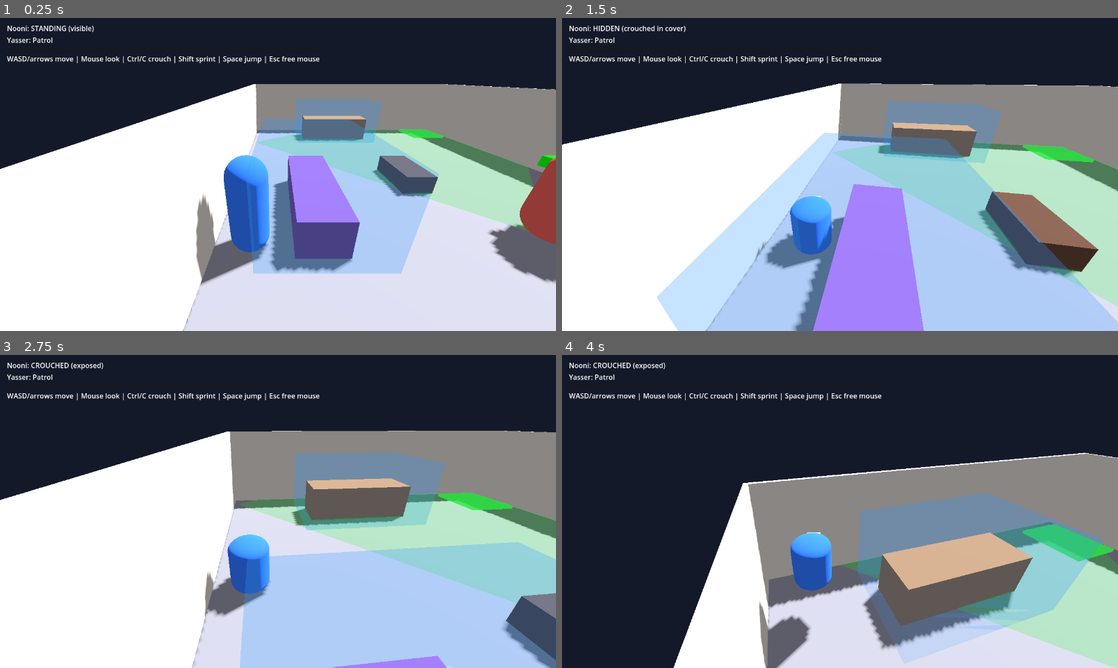
Above: before the commit, frames 1-4 (two rows, left to right).
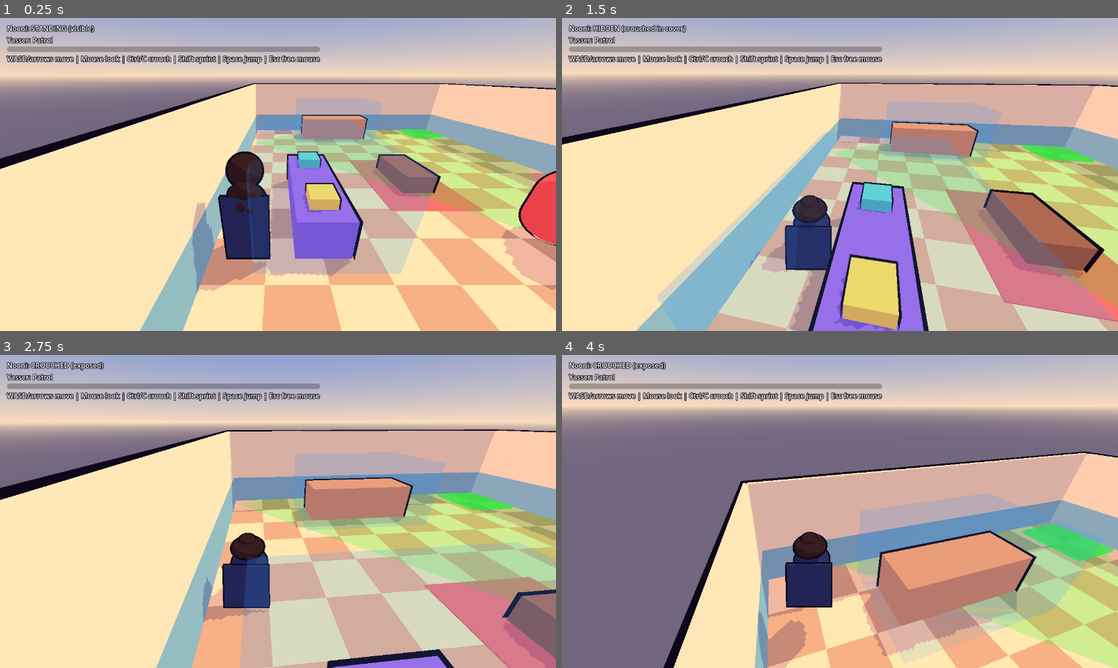
Above: after the commit, the same moments.

Repository: ffawazz/NooniGame
Game: Godot game, scene res://scenes/main.tscn
Two runs of this game, one before a commit and one after it. Both use one fixed random seed, a clock stepped at 60 frames per second and the inputs below.
Inputs (mouse positions are in pixels of both pictures, inside the frame that each line leads up to):
- Up to frame 1 (0.25 s): no input
- Up to frame 2 (1.5 s): tap Enter at 0.5 s; move the mouse to (867, 174) at 0.52 s; hold W (move_forward) from 0.53 s (still down); tap Ctrl (crouch) at 0.6 s; click (867, 174) at 0.67 s; tap Space (jump) at 0.77 s; move the mouse to (812, 174) at 1.27 s; tap Q (ability) at 1.35 s
- Up to frame 3 (2.75 s): keep holding W (move_forward); tap Space (jump) at 1.52 s; tap Ctrl (crouch) at 1.55, 2.1 s; move the mouse to (289, 505) at 2.02 s
- Up to frame 4 (4 s): keep holding W (move_forward); move the mouse to (834, 517) at 2.77 s; click (834, 517) at 2.85 s; tap Space (jump) at 3.02, 3.77 s; tap Ctrl (crouch) at 3.05, 3.8 s; move the mouse to (878, 514) at 3.52 s; tap E (interact) at 3.6 s

The runs differ from the first frame. In frame 1, 97% of the frame differs, in the area x 0-100%, y 0-100%; in frame 2, 94%; in frame 3, 97%; in frame 4, 95%.

Commit message:
Godot: cel-shaded look (toon shader, outlines), lit room with decor, detailed Nooni and Yasser
Co-Authored-By: Claude Sonnet 5.5 <noreply@anthropic.com>
Claude-Session: https://claude.ai/code/session_017HFFaWguzWiXpyYVQLRizh

Diff:
--- a/godot/scripts/ai/brother_ai.gd
+++ b/godot/scripts/ai/brother_ai.gd
@@ -9,6 +9,7 @@
 ## seen spot and looks around) -> back to PATROL. CAUGHT is terminal.
 
 const VisionMath := preload("res://scripts/ai/vision_math.gd")
+const Toon := preload("res://scripts/core/toon.gd")
 
 signal caught(brother)
 
@@ -76,27 +77,22 @@
 	collision.position.y = 0.95
 	add_child(collision)
 
-	var body := MeshInstance3D.new()
-	var mesh := CapsuleMesh.new()
-	mesh.radius = 0.5
-	mesh.height = 1.9
-	body.mesh = mesh
-	body.position.y = 0.95
-	var body_mat := StandardMaterial3D.new()
-	body_mat.albedo_color = Color(0.85, 0.35, 0.3)
-	body.material_override = body_mat
-	add_child(body)
-
-	# Lamp on the forward (-Z) side: also the alert indicator.
-	var lamp_mesh := MeshInstance3D.new()
+	# Cel-shaded Yasser: red hoodie, dark hair, and a visor that doubles as the alert lamp.
+	Toon.capsule(self, 0.48, 1.45, Vector3(0, 0.725, 0), Color(0.82, 0.28, 0.27))
+	Toon.sphere(self, 0.29, Vector3(0, 1.6, 0), Color(0.87, 0.66, 0.52))
+	var hair := Toon.sphere(self, 0.31, Vector3(0, 1.68, 0.05), Color(0.12, 0.08, 0.07))
+	hair.scale = Vector3(1.0, 0.8, 1.0)
+
+	var visor := MeshInstance3D.new()
 	var box := BoxMesh.new()
-	box.size = Vector3(0.3, 0.2, 0.3)
-	lamp_mesh.mesh = box
-	lamp_mesh.position = Vector3(0.0, eye_height - 0.2, -0.5)
+	box.size = Vector3(0.5, 0.1, 0.1)
+	visor.mesh = box
+	visor.position = Vector3(0.0, eye_height - 0.02, -0.27)
 	_lamp = StandardMaterial3D.new()
 	_lamp.albedo_color = Color.GREEN
-	lamp_mesh.material_override = _lamp
-	add_child(lamp_mesh)
+	_lamp.shading_mode = BaseMaterial3D.SHADING_MODE_UNSHADED
+	visor.material_override = _lamp
+	add_child(visor)
 
 	_agent = NavigationAgent3D.new()
 	_agent.path_desired_distance = 0.7  # navmesh floats ~0.4 m above the floor, so be generous
--- a/godot/scripts/characters/nooni.gd
+++ b/godot/scripts/characters/nooni.gd
@@ -9,6 +9,7 @@
 
 const InputActions := preload("res://scripts/core/input_actions.gd")
 const CoverVolume := preload("res://scripts/stealth/cover_volume.gd")
+const Toon := preload("res://scripts/core/toon.gd")
 
 @export_group("Movement")
 @export var walk_speed := 3.5
@@ -43,7 +44,12 @@
 var _pitch := -0.45
 var _shape: CapsuleShape3D
 var _collision: CollisionShape3D
-var _body: MeshInstance3D
+var _visual: Node3D  # everything drawn; squashed when crouching
+var _cape_pivot: Node3D
+var _hair_long: Node3D
+var _bun: Node3D
+var _cape_tilt := 0.0
+var _time := 0.0
 var _pivot: Node3D
 var _headroom_shape: CapsuleShape3D
 
@@ -73,24 +79,51 @@
 	_headroom_shape.radius = body_radius * 0.9
 	_headroom_shape.height = stand_height
 
-	_body = MeshInstance3D.new()
-	var mesh := CapsuleMesh.new()
-	mesh.radius = body_radius
-	mesh.height = stand_height
-	_body.mesh = mesh
-	_body.material_override = _color_material(Color(0.2, 0.45, 0.9))
-	add_child(_body)
-
-	# A small cube on the -Z (forward) side so you can see which way she faces.
-	var face := MeshInstance3D.new()
-	var face_mesh := BoxMesh.new()
-	face_mesh.size = Vector3(0.25, 0.15, 0.2)
-	face.mesh = face_mesh
-	face.material_override = _color_material(Color.WHITE)
-	face.position = Vector3(0.0, 0.5, -body_radius)
-	_body.add_child(face)
-
+	_visual = Node3D.new()
+	add_child(_visual)
+	_build_look()
 	_apply_height()
+
+
+## Cel-shaded Nooni from primitives. Forward is -Z, so the face and glasses sit on -Z and the hair and cape on +Z.
+func _build_look() -> void:
+	var abaya := Color(0.16, 0.17, 0.32)
+	var skin := Color(0.93, 0.74, 0.6)
+	var hair := Color(0.2, 0.1, 0.07)
+
+	Toon.capsule(_visual, 0.3, 1.3, Vector3(0, 0.65, 0), abaya)
+	# The abaya hangs open: a cream dress shows down the front.
+	Toon.box(_visual, Vector3(0.22, 1.0, 0.03), Vector3(0, 0.62, -0.285), Color(0.96, 0.92, 0.82), 0.015)
+
+	Toon.sphere(_visual, 0.24, Vector3(0, 1.55, 0), skin)
+	Toon.sphere(_visual, 0.26, Vector3(0, 1.6, 0.07), hair)  # hair on top and behind the head
+
+	# Glasses (two rings and a bridge) on the face.
+	var frame := Color(0.1, 0.08, 0.12)
+	for side in [-1.0, 1.0]:
+		var ring := Toon.torus(_visual, 0.045, 0.07, Vector3(0.095 * side, 1.56, -0.225), frame, 0.0)
+		ring.rotation_degrees = Vector3(90, 0, 0)
+	Toon.box(_visual, Vector3(0.05, 0.02, 0.02), Vector3(0, 1.57, -0.235), frame, 0.0)
+
+	# Long curly hair down her back, tied up into a bun when she crouches.
+	_hair_long = Node3D.new()
+	_visual.add_child(_hair_long)
+	var strands := [
+		[Vector3(0.0, 1.38, 0.24), 0.17], [Vector3(-0.14, 1.28, 0.22), 0.12], [Vector3(0.14, 1.28, 0.22), 0.12],
+		[Vector3(-0.06, 1.12, 0.25), 0.13], [Vector3(0.08, 1.05, 0.25), 0.12],
+	]
+	for strand in strands:
+		Toon.sphere(_hair_long, strand[1], strand[0], hair, 0.02)
+	_bun = Node3D.new()
+	_visual.add_child(_bun)
+	Toon.sphere(_bun, 0.13, Vector3(0, 1.88, 0.08), hair, 0.02)
+	_bun.visible = false
+
+	# Cape-like open abaya trailing behind; its tilt follows her speed.
+	_cape_pivot = Node3D.new()
+	_cape_pivot.position = Vector3(0, 1.28, 0.3)
+	_visual.add_child(_cape_pivot)
+	Toon.box(_cape_pivot, Vector3(0.7, 1.15, 0.04), Vector3(0, -0.575, 0.03), abaya, 0.02)
 
 
 func _build_camera() -> void:
@@ -165,6 +198,19 @@
 	var target_height := crouch_height if crouching else stand_height
 	current_height = move_toward(current_height, target_height, crouch_transition_speed * delta)
 	_apply_height()
+	_animate(delta)
+
+
+## Cape streams out behind her as she speeds up; long hair becomes a bun while crouched.
+func _animate(delta: float) -> void:
+	_time += delta
+	var speed := Vector2(velocity.x, velocity.z).length()
+	var flutter := sin(_time * 9.0) * 0.06 * clampf(speed / 3.0, 0.0, 1.0)
+	var target := clampf(speed * 0.1, 0.0, 0.6) + flutter + 0.04
+	_cape_tilt = lerpf(_cape_tilt, target, minf(1.0, 8.0 * delta))
+	_cape_pivot.rotation.x = -_cape_tilt
+	_hair_long.visible = not crouching
+	_bun.visible = crouching
 
 
 func _process(_delta: float) -> void:
@@ -194,12 +240,11 @@
 	return get_world_3d().direct_space_state.intersect_shape(params, 1).is_empty()
 
 
-## Resize the capsule with the feet pinned at y = 0 and squash the visual to match.
+## Resize the capsule with the feet pinned at y = 0 and squash the drawn figure to match.
 func _apply_height() -> void:
 	_shape.height = current_height
 	_collision.position.y = current_height * 0.5
-	_body.scale.y = current_height / stand_height
-	_body.position.y = current_height * 0.5
+	_visual.scale.y = current_height / stand_height
 
 
 func set_crouching_instant(on: bool) -> void:
@@ -228,9 +273,3 @@
 	if not crouching:
 		return "STANDING (visible)"
 	return "HIDDEN (crouched in cover)" if is_in_cover() else "CROUCHED (exposed)"
-
-
-static func _color_material(color: Color) -> StandardMaterial3D:
-	var mat := StandardMaterial3D.new()
-	mat.albedo_color = color
-	return mat
--- /dev/null
+++ b/godot/scripts/core/toon.gd
@@ -0,0 +1,67 @@
+extends RefCounted
+## Builds cel-shaded, outlined meshes in code. Everything in the greybox goes through here so the whole
+## game shares one look. Pass box_hull = true for BoxMesh parts (see outline.gdshader).
+
+const TOON_SHADER := preload("res://shaders/toon.gdshader")
+const OUTLINE_SHADER := preload("res://shaders/outline.gdshader")
+const OUTLINE_COLOR := Color(0.07, 0.05, 0.11)
+
+
+static func material(color: Color, outline_width := 0.03, box_hull := false, options := {}) -> ShaderMaterial:
+	var mat := ShaderMaterial.new()
+	mat.shader = TOON_SHADER
+	mat.set_shader_parameter("albedo", color)
+	for key in options:
+		mat.set_shader_parameter(key, options[key])
+	if outline_width > 0.0:
+		var outline := ShaderMaterial.new()
+		outline.shader = OUTLINE_SHADER
+		outline.set_shader_parameter("width", outline_width)
+		outline.set_shader_parameter("box_hull", box_hull)
+		outline.set_shader_parameter("outline_color", OUTLINE_COLOR)
+		mat.next_pass = outline
+	return mat
+
+
+static func box(parent: Node, size: Vector3, pos: Vector3, color: Color, outline_width := 0.03, options := {}) -> MeshInstance3D:
+	var mesh := BoxMesh.new()
+	mesh.size = size
+	return _add(parent, mesh, pos, material(color, outline_width, true, options))
+
+
+static func sphere(parent: Node, radius: float, pos: Vector3, color: Color, outline_width := 0.03) -> MeshInstance3D:
+	var mesh := SphereMesh.new()
+	mesh.radius = radius
+	mesh.height = radius * 2.0
+	return _add(parent, mesh, pos, material(color, outline_width))
+
+
+static func capsule(parent: Node, radius: float, height: float, pos: Vector3, color: Color, outline_width := 0.03) -> MeshInstance3D:
+	var mesh := CapsuleMesh.new()
+	mesh.radius = radius
+	mesh.height = height
+	return _add(parent, mesh, pos, material(color, outline_width))
+
+
+static func cylinder(parent: Node, radius: float, height: float, pos: Vector3, color: Color, outline_width := 0.03, top_radius := -1.0) -> MeshInstance3D:
+	var mesh := CylinderMesh.new()
+	mesh.bottom_radius = radius
+	mesh.top_radius = radius if top_radius < 0.0 else top_radius
+	mesh.height = height
+	return _add(parent, mesh, pos, material(color, outline_width))
+
+
+static func torus(parent: Node, inner: float, outer: float, pos: Vector3, color: Color, outline_width := 0.0) -> MeshInstance3D:
+	var mesh := TorusMesh.new()
+	mesh.inner_radius = inner
+	mesh.outer_radius = outer
+	return _add(parent, mesh, pos, material(color, outline_width))
+
+
+static func _add(parent: Node, mesh: Mesh, pos: Vector3, mat: Material) -> MeshInstance3D:
+	var instance := MeshInstance3D.new()
+	instance.mesh = mesh
+	instance.material_override = mat
+	instance.position = pos
+	parent.add_child(instance)
+	return instance
--- a/godot/scripts/prototype/greybox_room.gd
+++ b/godot/scripts/prototype/greybox_room.gd
@@ -7,6 +7,7 @@
 const NooniScript := preload("res://scripts/characters/nooni.gd")
 const BrotherScript := preload("res://scripts/ai/brother_ai.gd")
 const CoverScript := preload("res://scripts/stealth/cover_volume.gd")
+const Toon := preload("res://scripts/core/toon.gd")
 
 ## Headless tests: no mouse capture, no auto-restart.
 var test_mode := false
@@ -28,6 +29,7 @@
 	_build_environment()
 	_build_level()
 	_build_cover()
+	_build_decor()
 	_build_characters()
 	_build_exit()
 	_build_hud()
@@ -51,18 +53,28 @@
 # ---- Building ------------------------------------------------------------------------
 
 func _build_environment() -> void:
+	var sky_material := ProceduralSkyMaterial.new()
+	sky_material.sky_top_color = Color(0.36, 0.52, 0.86)
+	sky_material.sky_horizon_color = Color(0.98, 0.86, 0.74)
+	sky_material.ground_horizon_color = Color(0.98, 0.86, 0.74)
+	sky_material.ground_bottom_color = Color(0.45, 0.4, 0.5)
+	var sky := Sky.new()
+	sky.sky_material = sky_material
+
 	var env := Environment.new()
-	env.background_mode = Environment.BG_COLOR
-	env.background_color = Color(0.08, 0.1, 0.16)
+	env.background_mode = Environment.BG_SKY
+	env.sky = sky
 	env.ambient_light_source = Environment.AMBIENT_SOURCE_COLOR
-	env.ambient_light_color = Color(0.75, 0.75, 0.8)
-	env.ambient_light_energy = 0.8
+	env.ambient_light_color = Color(0.68, 0.7, 0.9)
+	env.ambient_light_energy = 0.26
 	var world_env := WorldEnvironment.new()
 	world_env.environment = env
 	add_child(world_env)
 
 	var sun := DirectionalLight3D.new()
-	sun.rotation_degrees = Vector3(-55.0, 30.0, 0.0)
+	sun.rotation_degrees = Vector3(-52.0, 35.0, 0.0)
+	sun.light_color = Color(1.0, 0.93, 0.82)
+	sun.light_energy = 0.62
 	sun.shadow_enabled = true
 	add_child(sun)
 
@@ -72,14 +84,16 @@
 	region.name = "Level"
 	add_child(region)
 
-	_box(region, "Floor", Vector3(0, -0.05, 0), Vector3(12, 0.1, 10), Color(0.55, 0.55, 0.58))
-	_box(region, "Wall_N", Vector3(0, 1.25, 5.05), Vector3(12.2, 2.5, 0.1), Color(0.8, 0.78, 0.72))
-	_box(region, "Wall_S", Vector3(0, 1.25, -5.05), Vector3(12.2, 2.5, 0.1), Color(0.8, 0.78, 0.72))
-	_box(region, "Wall_E", Vector3(6.05, 1.25, 0), Vector3(0.1, 2.5, 10), Color(0.8, 0.78, 0.72))
-	_box(region, "Wall_W", Vector3(-6.05, 1.25, 0), Vector3(0.1, 2.5, 10), Color(0.8, 0.78, 0.72))
-	_box(region, "Sofa", Vector3(-2, 0.4, -3), Vector3(3, 0.8, 1), Color(0.45, 0.3, 0.6))
-	_box(region, "Counter", Vector3(4.5, 0.5, -1), Vector3(1, 1, 3), Color(0.6, 0.45, 0.3))
-	_box(region, "CoffeeTable", Vector3(-0.5, 0.25, 0), Vector3(1.6, 0.5, 0.8), Color(0.35, 0.25, 0.2))
+	var floor_tiles := {"checker_size": 1.0, "pattern_color": Color(0.7, 0.55, 0.42)}
+	var wall_panel := {"wainscot_height": 0.9, "pattern_color": Color(0.5, 0.66, 0.66)}
+	_box(region, "Floor", Vector3(0, -0.05, 0), Vector3(12, 0.1, 10), Color(0.84, 0.72, 0.56), floor_tiles)
+	_box(region, "Wall_N", Vector3(0, 1.25, 5.05), Vector3(12.2, 2.5, 0.1), Color(0.93, 0.8, 0.62), wall_panel)
+	_box(region, "Wall_S", Vector3(0, 1.25, -5.05), Vector3(12.2, 2.5, 0.1), Color(0.93, 0.8, 0.62), wall_panel)
+	_box(region, "Wall_E", Vector3(6.05, 1.25, 0), Vector3(0.1, 2.5, 10), Color(0.93, 0.8, 0.62), wall_panel)
+	_box(region, "Wall_W", Vector3(-6.05, 1.25, 0), Vector3(0.1, 2.5, 10), Color(0.93, 0.8, 0.62), wall_panel)
+	_box(region, "Sofa", Vector3(-2, 0.4, -3), Vector3(3, 0.8, 1), Color(0.55, 0.38, 0.78))
+	_box(region, "Counter", Vector3(4.5, 0.5, -1), Vector3(1, 1, 3), Color(0.85, 0.55, 0.35))
+	_box(region, "CoffeeTable", Vector3(-0.5, 0.25, 0), Vector3(1.6, 0.5, 0.8), Color(0.5, 0.33, 0.24))
 
 	var nav_mesh := NavigationMesh.new()
 	nav_mesh.agent_radius = 0.5
@@ -89,6 +103,31 @@
 	nav_mesh.geometry_collision_mask = 1
 	region.navigation_mesh = nav_mesh
 	region.bake_navigation_mesh(false)
+
+
+## Visual-only dressing (no collision, so it never changes sight lines or paths).
+func _build_decor() -> void:
+	var decor := Node3D.new()
+	decor.name = "Decor"
+	add_child(decor)
+
+	Toon.box(decor, Vector3(3.2, 0.02, 2.2), Vector3(-0.5, 0.011, 0), Color(0.78, 0.36, 0.34), 0.0)  # rug
+	Toon.box(decor, Vector3(0.55, 0.22, 0.5), Vector3(-2.9, 0.91, -3.0), Color(0.98, 0.78, 0.3), 0.02)  # cushions
+	Toon.box(decor, Vector3(0.55, 0.22, 0.5), Vector3(-1.1, 0.91, -3.0), Color(0.35, 0.75, 0.7), 0.02)
+
+	# Framed picture on the north wall.
+	Toon.box(decor, Vector3(2.0, 1.0, 0.05), Vector3(-2.0, 1.55, 4.97), Color(0.3, 0.2, 0.15), 0.0)
+	Toon.box(decor, Vector3(1.8, 0.8, 0.02), Vector3(-2.0, 1.55, 4.945), Color(0.55, 0.78, 0.95), 0.0)
+
+	# Floor lamp with a warm light, tucked in the north-west corner.
+	Toon.cylinder(decor, 0.04, 1.6, Vector3(-5.4, 0.8, 4.4), Color(0.2, 0.18, 0.25), 0.015)
+	Toon.cylinder(decor, 0.32, 0.4, Vector3(-5.4, 1.8, 4.4), Color(1.0, 0.92, 0.6), 0.02, 0.18)
+	var glow := OmniLight3D.new()
+	glow.position = Vector3(-5.4, 1.7, 4.4)
+	glow.light_color = Color(1.0, 0.85, 0.55)
+	glow.light_energy = 0.45
+	glow.omni_range = 6.0
+	decor.add_child(glow)
 
 
 func _build_cover() -> void:
@@ -139,9 +178,9 @@
 	box.position = Vector2(16, 12)
 	layer.add_child(box)
 
-	_status_label = Label.new()
+	_status_label = _hud_label()
 	box.add_child(_status_label)
-	_brother_label = Label.new()
+	_brother_label = _hud_label()
 	box.add_child(_brother_label)
 
 	_awareness_bar = ProgressBar.new()
@@ -152,11 +191,11 @@
 	_awareness_bar.custom_minimum_size = Vector2(220, 12)
 	box.add_child(_awareness_bar)
 
-	var help := Label.new()
+	var help := _hud_label()
 	help.text = "WASD/arrows move | Mouse look | Ctrl/C crouch | Shift sprint | Space jump | Esc free mouse"
 	box.add_child(help)
 
-	_message_label = Label.new()
+	_message_label = _hud_label()
 	_message_label.set_anchors_preset(Control.PRESET_FULL_RECT)
 	_message_label.horizontal_alignment = HORIZONTAL_ALIGNMENT_CENTER
 	_message_label.vertical_alignment = VERTICAL_ALIGNMENT_CENTER
@@ -166,7 +205,14 @@
 
 # ---- Helpers -------------------------------------------------------------------------
 
-func _box(parent: Node, box_name: String, pos: Vector3, size: Vector3, color: Color) -> void:
+func _hud_label() -> Label:
+	var label := Label.new()
+	label.add_theme_color_override("font_outline_color", Color(0.07, 0.05, 0.11))
+	label.add_theme_constant_override("outline_size", 6)
+	return label
+
+
+func _box(parent: Node, box_name: String, pos: Vector3, size: Vector3, color: Color, options := {}) -> void:
 	var body := StaticBody3D.new()
 	body.name = box_name
 	body.position = pos
@@ -179,15 +225,7 @@
 	collision.shape = shape
 	body.add_child(collision)
 
-	var mesh := MeshInstance3D.new()
-	var box := BoxMesh.new()
-	box.size = size
-	mesh.mesh = box
-	var mat := StandardMaterial3D.new()
-	mat.albedo_color = color
-	mesh.material_override = mat
-	body.add_child(mesh)
-
+	Toon.box(body, size, Vector3.ZERO, color, 0.035, options)
 	parent.add_child(body)
 
 
--- a/godot/scripts/stealth/cover_volume.gd
+++ b/godot/scripts/stealth/cover_volume.gd
@@ -14,7 +14,7 @@
 		box.size = size
 		mesh.mesh = box
 		var mat := StandardMaterial3D.new()
-		mat.albedo_color = Color(0.2, 0.6, 1.0, 0.15)
+		mat.albedo_color = Color(0.2, 0.6, 1.0, 0.1)
 		mat.transparency = BaseMaterial3D.TRANSPARENCY_ALPHA
 		mat.shading_mode = BaseMaterial3D.SHADING_MODE_UNSHADED
 		mat.cull_mode = BaseMaterial3D.CULL_DISABLED
--- /dev/null
+++ b/godot/shaders/outline.gdshader
@@ -0,0 +1,20 @@
+shader_type spatial;
+render_mode cull_front, unshaded;
+
+// Inverted-hull outline: draw the mesh again, pushed outward, showing only its back faces.
+uniform vec4 outline_color : source_color = vec4(0.07, 0.05, 0.11, 1.0);
+uniform float width = 0.03;
+// Boxes have hard normals (the hull would split at the corners), so grow them by sign(vertex) instead.
+uniform bool box_hull = false;
+
+void vertex() {
+	if (box_hull) {
+		VERTEX += sign(VERTEX) * width;
+	} else {
+		VERTEX += NORMAL * width;
+	}
+}
+
+void fragment() {
+	ALBEDO = outline_color.rgb;
+}
--- /dev/null
+++ b/godot/shaders/toon.gdshader
@@ -0,0 +1,45 @@
+shader_type spatial;
+render_mode specular_disabled;
+
+// Cel shading: one hard light/shadow edge, a tinted shadow colour and a soft rim light.
+uniform vec4 albedo : source_color = vec4(1.0);
+uniform vec4 shade_color : source_color = vec4(0.42, 0.38, 0.65, 1.0);
+uniform float shade_threshold : hint_range(-1.0, 1.0) = 0.08;
+uniform float shade_softness : hint_range(0.001, 0.5) = 0.025;
+uniform float rim_amount : hint_range(0.0, 1.0) = 0.18;
+uniform float rim_power : hint_range(0.5, 8.0) = 3.0;
+
+// Optional world-space patterns (floor tiles, wall panelling).
+uniform vec4 pattern_color : source_color = vec4(0.0, 0.0, 0.0, 1.0);
+uniform float checker_size = 0.0;      // > 0 turns on a floor checker in XZ
+uniform float wainscot_height = 0.0;   // > 0 recolours everything below this world height
+
+varying vec3 wpos;
+
+void vertex() {
+	wpos = (MODEL_MATRIX * vec4(VERTEX, 1.0)).xyz;
+}
+
+void fragment() {
+	vec3 col = albedo.rgb;
+	if (checker_size > 0.0) {
+		vec2 c = floor(wpos.xz / checker_size);
+		if (mod(c.x + c.y, 2.0) > 0.5) {
+			col = pattern_color.rgb;
+		}
+	}
+	if (wainscot_height > 0.0 && wpos.y < wainscot_height) {
+		col = pattern_color.rgb;
+	}
+	ALBEDO = col;
+	ROUGHNESS = 1.0;
+
+	float rim = pow(1.0 - clamp(dot(NORMAL, VIEW), 0.0, 1.0), rim_power);
+	EMISSION = col * rim * rim_amount;
+}
+
+void light() {
+	float ndl = dot(NORMAL, LIGHT) * ATTENUATION;
+	float lit = smoothstep(shade_threshold - shade_softness, shade_threshold + shade_softness, ndl);
+	DIFFUSE_LIGHT += mix(shade_color.rgb, vec3(1.0), lit) * LIGHT_COLOR / PI;
+}
--- a/godot/tests/screenshot.gd
+++ b/godot/tests/screenshot.gd
@@ -15,6 +15,23 @@
 	print("gameplay camera at ", cam.global_position, "  nooni at ", room.nooni.global_position)
 	root.get_texture().get_image().save_png(out + "/shot_start.png")
 
+	# Close-ups of both characters, from the front.
+	var close := Camera3D.new()
+	room.add_child(close)
+	close.current = true
+	room.yasser.hold_position = true
+	_closeup(close, room.nooni, 3.2, 1.0)
+	await create_timer(0.3).timeout
+	root.get_texture().get_image().save_png(out + "/shot_nooni.png")
+	room.nooni.set_crouching_instant(true)
+	await create_timer(0.3).timeout
+	root.get_texture().get_image().save_png(out + "/shot_nooni_crouched.png")
+	room.nooni.set_crouching_instant(false)
+	_closeup(close, room.yasser, 3.6, 1.0)
+	await create_timer(0.3).timeout
+	root.get_texture().get_image().save_png(out + "/shot_yasser.png")
+	close.queue_free()
+
 	# Overhead view of the whole room.
 	var top := Camera3D.new()
 	room.add_child(top)
@@ -29,3 +46,10 @@
 	await create_timer(0.4).timeout
 	root.get_texture().get_image().save_png(out + "/shot_overhead_spotted.png")
 	quit()
+
+
+## Put `cam` in front of `who` (they face -Z locally), looking at them.
+func _closeup(cam: Camera3D, who: Node3D, distance: float, height: float) -> void:
+	var forward := -who.global_transform.basis.z
+	cam.global_position = who.global_position + forward * distance + Vector3.UP * (height + 0.4)
+	cam.look_at(who.global_position + Vector3.UP * height, Vector3.UP)
Not shown, added: godot/scripts/core/toon.gd.uid
Not shown, added: godot/shaders/outline.gdshader.uid
Not shown, added: godot/shaders/toon.gdshader.uid
Not shown, added: godot/tests/screenshot.gd.uid
Not shown, added: docs/screenshots/nooni.png
Not shown, added: docs/screenshots/nooni_crouched.png
Not shown, changed: docs/screenshots/overhead_spotted.png
Not shown, changed: docs/screenshots/start_view.png
Not shown, added: docs/screenshots/yasser.png
Not shown, changed: godot/README.md
